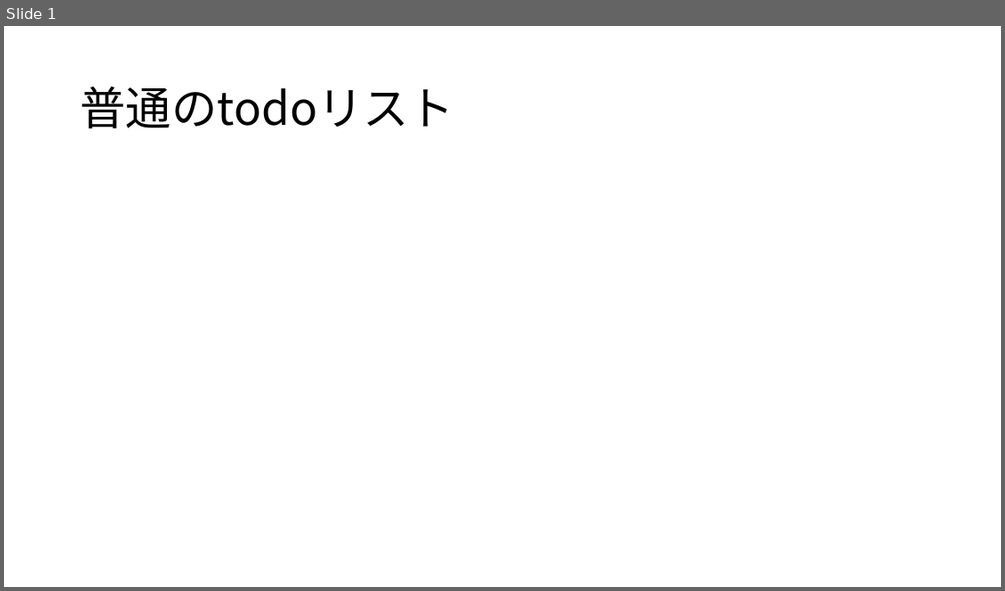
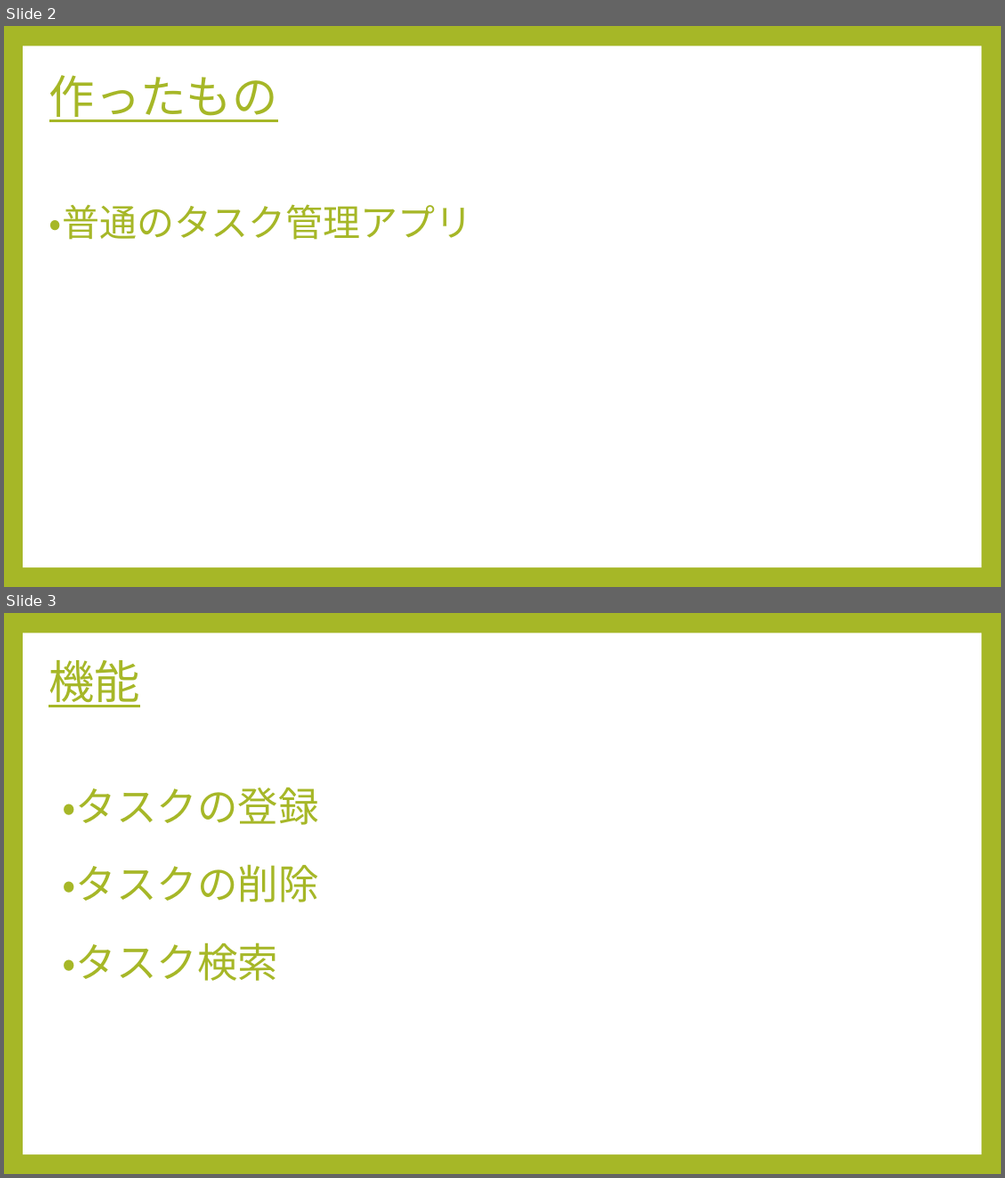
Before and after one commit to nikaidouyuuta/flutter_application_1, a slide deck: pawapo_todo.pptx. Shown one above the other, each under a label of ours: slide 1 before the commit, slides 2 and 3 after it. The pictures are 1005x591 and 1005x1178 pixels, drawn with LibreOffice and Linux fonts; fonts in the diff are those of the drawing. Boxes give left, top, right and bottom in pixels: in the first picture for what was removed or moved away, otherwise in the second. Text is boxed around its words. In the diff, an @@ line names an element or a change of style, - is before the commit and + after.

```diff
--- a/pawapo_todo.pptx
+++ b/pawapo_todo.pptx
@@ slide 3 added at (4, 613, 1001, 1174), background #A6B727; not listed: 1 template element that a slide beside it also shows @@
@@ title added at (48, 660, 140, 707), 44 pt, text #A6B727, underline @@
+機能
@@ text added at (62, 787, 318, 981), 39 pt, text #A6B727 @@
+・タスクの登録
+・タスクの削除
+・タスク検索
@@ what was slide 1 is now slide 2 @@
@@ slide 2 changed as well @@
@@ background #FFFFFF to #A6B727 @@
@@ rectangle added at (23, 46, 981, 567), fill #FFFFFF @@
@@ title at (49, 75, 278, 122): text changed; font Noto Sans CJK JP to Cabin; text colour #000000 to #A6B727 @@
-普通のtodoリスト
+作ったもの
@@ text added at (49, 204, 473, 240), 36 pt, text #A6B727 @@
+・普通のタスク管理アプリ
```
Also in this commit, not shown: 4 other slides added, 1 slide removed, 1 other file.
